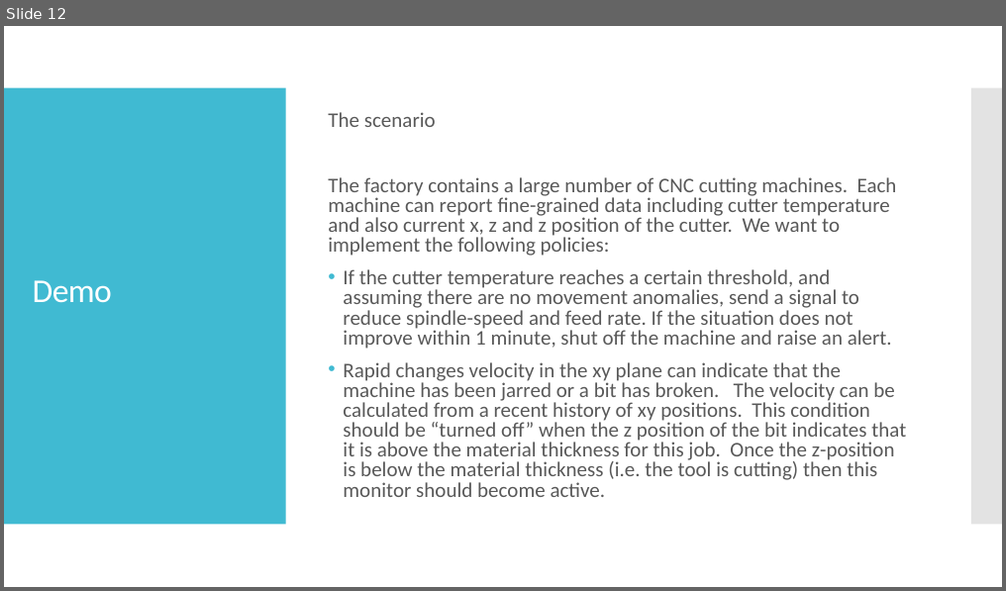
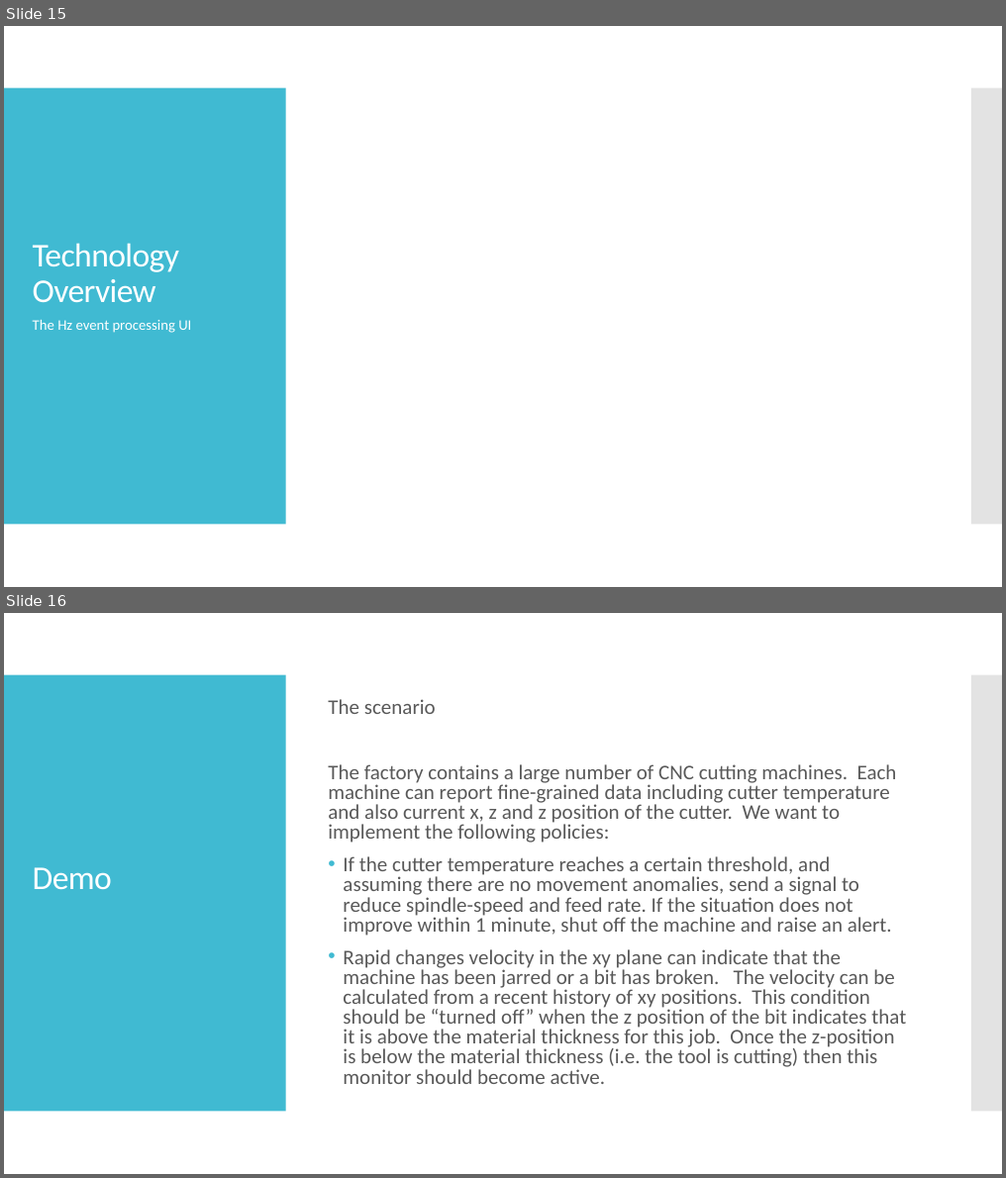
Before and after one commit to wrmay/hazelcast-monitoring-and-control-demo, a slide deck: Solution Overview.pptx. Shown one above the other, each under a label of ours: slide 12 before the commit, slides 15 and 16 after it. The pictures are 1006x591 and 1006x1178 pixels, drawn with LibreOffice and Linux fonts; fonts in the diff are those of the drawing. Boxes give left, top, right and bottom in pixels: in the first picture for what was removed or moved away, otherwise in the second. Text is boxed around its words. In the diff, an @@ line names an element or a change of style, - is before the commit and + after.

```diff
--- a/Solution Overview.pptx
+++ b/Solution Overview.pptx
@@ slide 15 added at <box>4,26,1002,587</box>, background #FFFFFF; not listed: 2 template elements that a slide beside it also shows @@
@@ title added at <box>33,243,179,302</box>, 32 pt, text #FFFFFF @@
+Technology Overview
@@ text added at <box>33,319,191,333</box>, 14 pt, text #FFFFFF @@
+The Hz event processing UI
@@ what was slide 12 is now slide 16 @@
```
Also in this commit, not shown: 5 slides changed, 7 other slides added, 4 slides removed, 9 other files.
